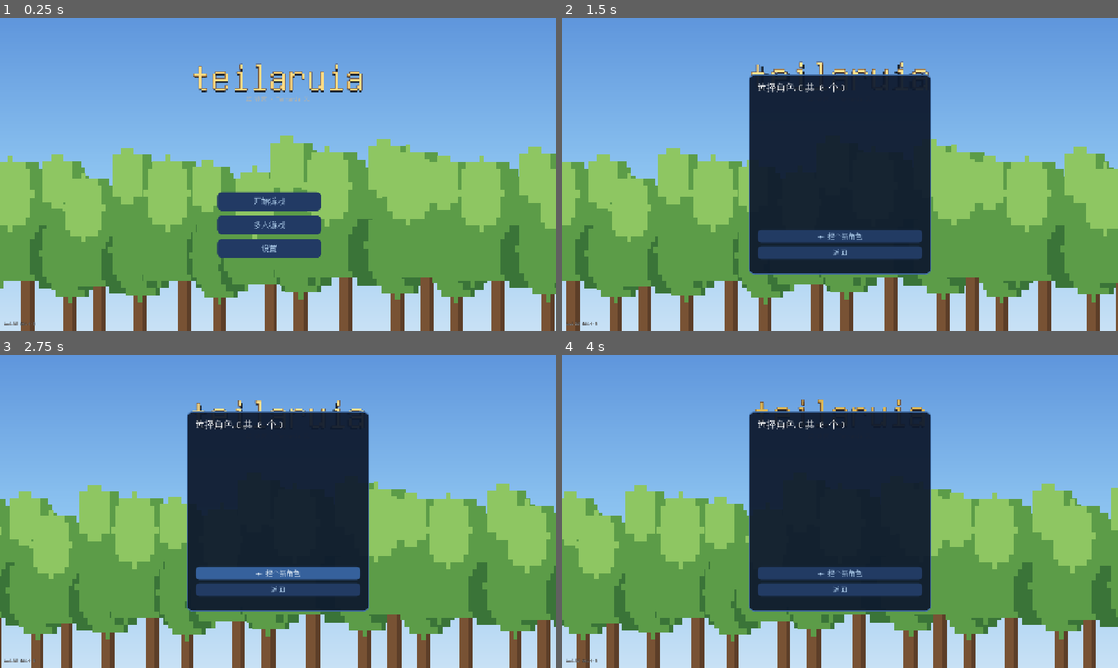
Above: before the commit, frames 1-4 (two rows, left to right).
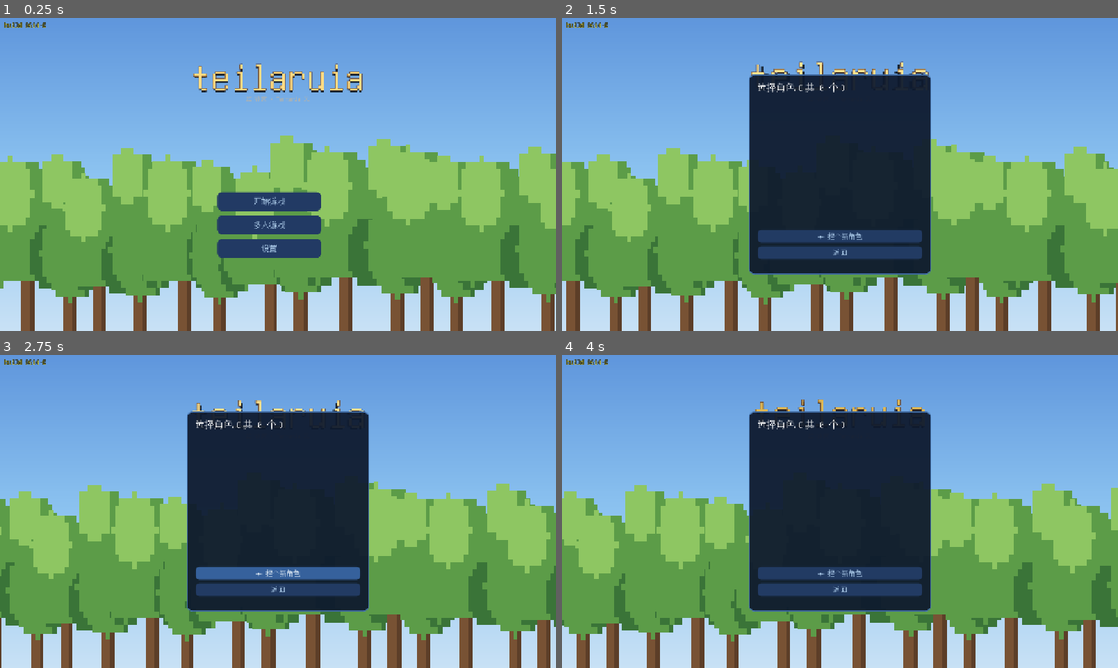
Above: after the commit, the same moments.

Repository: Nornttyy/tielaruia
Game: Godot game, scene res://scenes/main.tscn
Same seed, same stepped clock (60 frames per second), same inputs: the game is played once before the commit and once after it.
Inputs (mouse positions are in pixels of both pictures, inside the frame that each line leads up to):
- Up to frame 1 (0.25 s): no input
- Up to frame 2 (1.5 s): click "开始游戏" at 0.5 s; tap Enter at 1.25 s; move the mouse to (962, 158) at 1.27 s; hold D (move_right) from 1.28 s (still down); hold Q (drop_item) from 1.28 s (still down); click (962, 158) at 1.42 s
- Up to frame 3 (2.75 s): tap Space (jump) at 1.52, 1.82 s; release D (move_right) at 2 s; release Q (drop_item) at 2 s; drag from (166, 527) to (250, 574) at 2.02 s
- Up to frame 4 (4 s): move the mouse to (895, 442) at 2.77 s; press the mouse at (895, 442) at 2.78 s; hold D (move_right) 2.78-3.5 s; release the mouse at (895, 442) at 3.5 s; drag from (812, 574) to (673, 464) at 3.52 s

The runs differ from the first frame. In frame 1, 0.1% of the frame differs, in the area x 0-9%, y 1-99%; in frame 2, 0.1%; in frame 3, 0.1%; in frame 4, 0.1%.

Commit message:
fix(ui): 版本号放高层 CanvasLayer + 左上角 — 之前被背景树挡住
加到 layer=100 的独立 CanvasLayer, 左上角 (10,8) 亮黄字, 任何窗口都看得见。
tag 升 0614-C。

Co-Authored-By: Claude Opus 4.8 (1M context) <noreply@anthropic.com>

Diff:
--- a/scripts/ui/main_menu.gd
+++ b/scripts/ui/main_menu.gd
@@ -88,21 +88,23 @@
 	_setup_build_tag()
 
 
-# 屏幕左下角打一个版本号 — 排查"用户跑的是哪个版本": 念给我听就知道有没有拿到新版。
-const BUILD_TAG := "build 0614-B"
+# 屏幕左上角打一个版本号 — 排查"用户跑的是哪个版本": 念给我听就知道有没有拿到新版。
+# 放在独立高层 CanvasLayer (layer=100) 上, 保证盖在背景树/按钮之上, 不被挡。
+const BUILD_TAG := "build 0614-C"
 
 func _setup_build_tag() -> void:
+	var cl := CanvasLayer.new()
+	cl.layer = 100
+	add_child(cl)
 	var lbl := Label.new()
 	lbl.text = BUILD_TAG
-	lbl.add_theme_font_size_override("font_size", 12)
-	lbl.add_theme_color_override("font_color", Color(1, 1, 1, 0.7))
-	lbl.add_theme_color_override("font_outline_color", Color(0, 0, 0, 0.8))
-	lbl.add_theme_constant_override("outline_size", 3)
-	# 锚到左下角: 偏移用负值往上挪进画面 (正值会推到屏幕外, 之前就看不见)
-	lbl.set_anchors_preset(Control.PRESET_BOTTOM_LEFT)
-	lbl.position = Vector2(10, -24)
+	lbl.add_theme_font_size_override("font_size", 16)
+	lbl.add_theme_color_override("font_color", Color(1, 1, 0.4, 1))   # 亮黄, 显眼
+	lbl.add_theme_color_override("font_outline_color", Color(0, 0, 0, 1))
+	lbl.add_theme_constant_override("outline_size", 4)
+	lbl.position = Vector2(10, 8)   # 左上角固定位置, 任何窗口尺寸都在画面内
 	lbl.mouse_filter = Control.MOUSE_FILTER_IGNORE
-	add_child(lbl)
+	cl.add_child(lbl)
 
 
 # 接 Locale.language_changed: 切语言时刷新所有 UI 文字, 并重建 saves list (因为它是动态生成).
